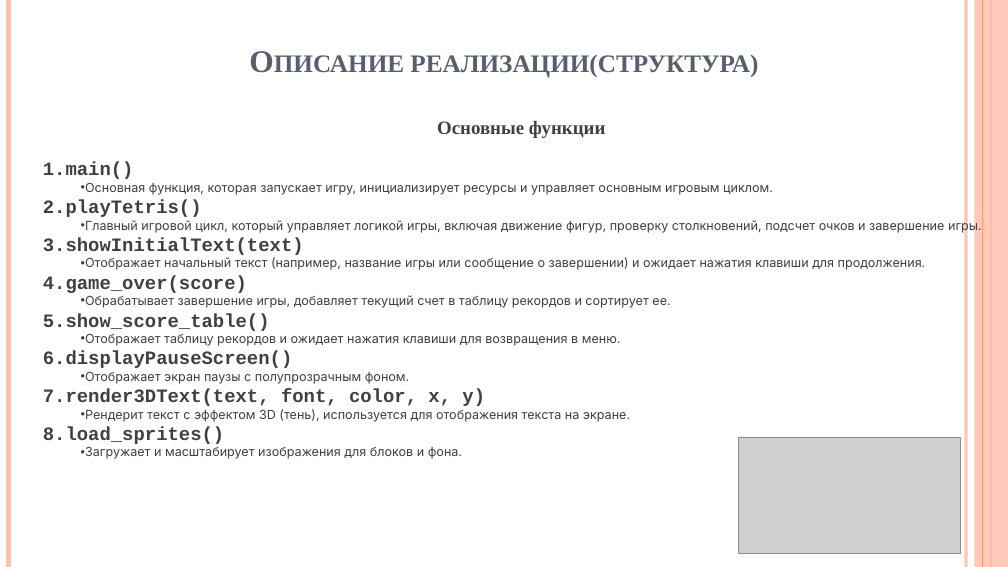
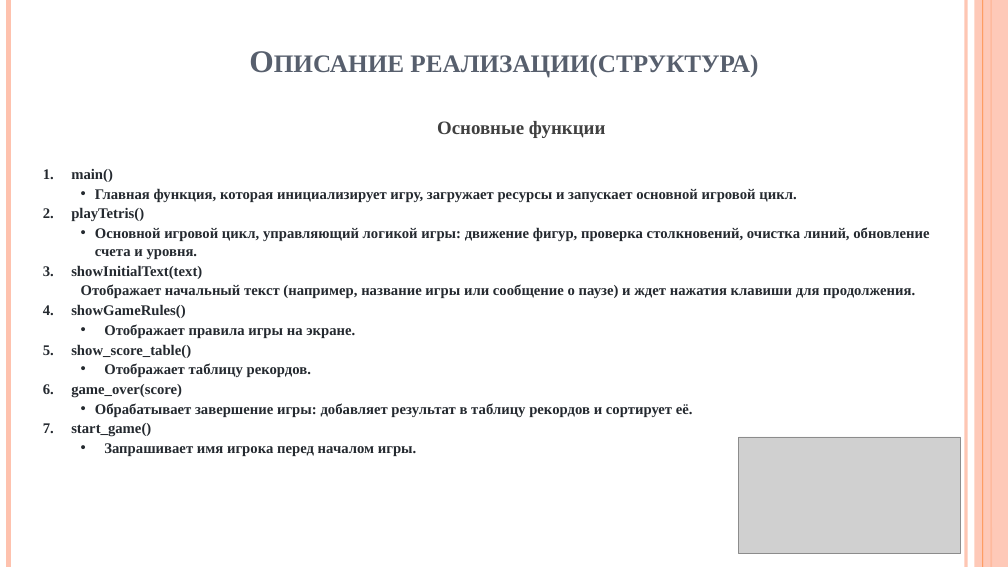
Before and after one commit to ALEXIS-png-spec/game_project, a slide deck: slide 3 of презентация11.pptx. Drawn at 1008x567 pixels with LibreOffice and Linux fonts; fonts in the diff are those of the drawing; grey boxes stand for pictures. Boxes give left, top, right and bottom in pixels: in the first picture for what was removed or moved away, otherwise in the second. Text is boxed around its words. In the diff, an @@ line names an element or a change of style, - is before the commit and + after.

```diff
--- a/презентация11.pptx
+++ b/презентация11.pptx
@@ text "main()" moved from (x1=43, y1=162, x2=982, y2=459) to (x1=71, y1=169, x2=929, y2=456) @@
@@ text at (x1=71, y1=169, x2=202, y2=397): size 18 to 14 pt, font Courier New to Times New Roman, text colour #404040 to #24292F in "main()", "playTetris()", "showInitialText(text)", "game_over(score)"; indent changed; more space between paragraphs @@
@@ text at (x1=95, y1=188, x2=796, y2=202): text changed; size 12 to 14 pt; font Inter to Times New Roman; text colour #404040 to #24292F; bold on @@
-  • Основная функция, которая запускает игру, инициализирует ресурсы и управляет основным игровым циклом.
+  • Главная функция, которая инициализирует игру, загружает ресурсы и запускает основной игровой цикл.
@@ text at (x1=95, y1=227, x2=929, y2=259): text changed; size 12 to 14 pt; font Inter to Times New Roman; text colour #404040 to #24292F; bold on @@
-  • Главный игровой цикл, который управляет логикой игры, включая движение фигур, проверку столкновений, подсчет очков и завершение игры.
+  • Основной игровой цикл, управляющий логикой игры: движение фигур, проверка столкновений, очистка линий, обновление счета и уровня.
@@ text at (x1=71, y1=284, x2=915, y2=377): text changed; size 12 to 14 pt; font Inter to Times New Roman; text colour #404040 to #24292F; bold on @@
-  • Отображает начальный текст (например, название игры или сообщение о завершении) и ожидает нажатия клавиши для продолжения.
+  Отображает начальный текст (например, название игры или сообщение о паузе) и ждет нажатия клавиши для продолжения.
+4. showGameRules()
+  • Отображает правила игры на экране.
+5. show_score_table()
+  • Отображает таблицу рекордов.
@@ text at (x1=71, y1=403, x2=693, y2=456): text changed; size 12 to 14 pt; font Inter to Times New Roman; text colour #404040 to #24292F; bold on @@
-  • Обрабатывает завершение игры, добавляет текущий счет в таблицу рекордов и сортирует ее.
-5. show_score_table()
-  • Отображает таблицу рекордов и ожидает нажатия клавиши для возвращения в меню.
-6. displayPauseScreen()
-  • Отображает экран паузы с полупрозрачным фоном.
-7. render3DText(text, font, color, x, y)
-  • Рендерит текст с эффектом 3D (тень), используется для отображения текста на экране.
-8. load_sprites()
-  • Загружает и масштабирует изображения для блоков и фона.
+  • Обрабатывает завершение игры: добавляет результат в таблицу рекордов и сортирует её.
+7. start_game()
+  • Запрашивает имя игрока перед началом игры.
```
Also in this commit, not shown: 3 other slides changed, 1 slide added, 1 slide removed, 1 other file.
